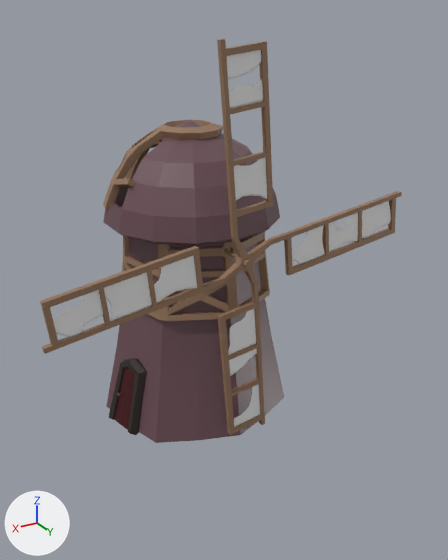
Two versions of the FBX model ahmed_mostafa/assets/wind_mill/wind mill.fbx, one commit apart.
One viewpoint serves both versions: a camera (50 mm lens) standing at (15.0, 28.4, 20.8) and looking at (-2.7, -1.2, 6.0). Every picture has the same lights, and +X, +Y and +Z are marked at lower left. Objects named as collision shapes, trigger or cutter boxes, shadow casters or lower levels of detail are left out. Where no turn or scale is listed for an object, it has been applied to the vertices. Vertices at the same position are counted once.

Script lines for the objects in view, before the commit:
```python
me_cylinder = bpy.data.meshes.new('Cylinder')
me_cylinder.from_pydata(...)  # 828 vertices, 736 faces; spans x -5.2..5.6, y -5.0..5.1, z -0.4..15.8
# faces by material slot: [301, 407, 4, 24]
me_cylinder.materials.append(mat_material)  # brown #6a4e55
me_cylinder.materials.append(mat_material_001)  # brown #95755b
me_cylinder.materials.append(mat_material_006)  # dark red #41000a
me_cylinder.materials.append(mat_material_003)  # black #2d2520
me_cylinder_001 = bpy.data.meshes.new('Cylinder.001')
me_cylinder_001.from_pydata(...)  # 788 vertices, 788 faces; spans x -9.7..9.9, y -2.3..0.4, z -9.7..9.9
# faces by material slot: [364, 424]
me_cylinder_001.materials.append(mat_material_001)  # brown #95755b
me_cylinder_001.materials.append(mat_material_008)  # white #e7e7e7
ob_fan = bpy.data.objects.new('fan', me_cylinder_001)
ob_fan.location = (0.07, 5.53, 10.0)
ob_wind_mill = bpy.data.objects.new('wind mill', me_cylinder)
ob_wind_mill.location = (0.0, 0.0, 0.0)
```
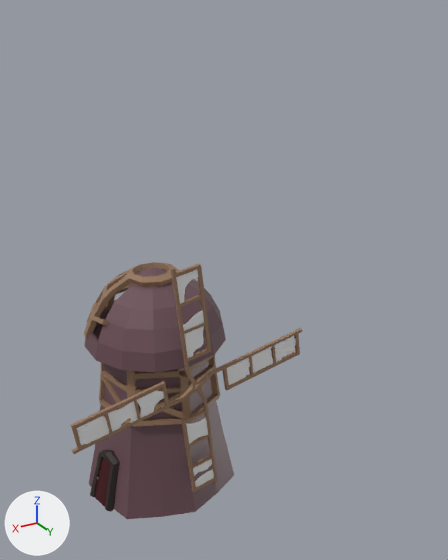
Where the newer file only moved an object's origin or applied its transform, the numbers keep the older frame.

Patch to the scene script:
```diff
--- a/ahmed_mostafa/assets/wind_mill/wind mill.fbx.py
+++ b/ahmed_mostafa/assets/wind_mill/wind mill.fbx.py
@@ me_cylinder_001 @@
 me_cylinder_001.from_pydata(...)  # 788 vertices, 788 faces; spans x -9.7..9.9, y -2.3..0.4, z -9.7..9.9
 # used by ob_fan; location = (0.07, 5.53, 10.0)
+# me_cylinder_001 part 1: the whole mesh is turned -179 degrees about the y axis through its middle and scaled by 0.809, then moved by (-0.2, -5.4, -10.0)
 me_cylinder_001.materials.append(mat_material_001)
@@ ob_wind_mill @@
 ob_wind_mill = bpy.data.objects.new('wind mill', me_cylinder)
-ob_wind_mill.location = (0.0, 0.0, 0.0)
+ob_wind_mill.location = (-0.01, -5.53, -9.92)
```

Changed parts and their boxes [x1, y1, x2, y2] in the pictures (448 x 560 px):
'wind mill', moved: before [103, 120, 284, 443]; after [84, 262, 234, 519]
'fan', mesh turned: before [40, 39, 402, 435]; after [71, 263, 302, 492]
